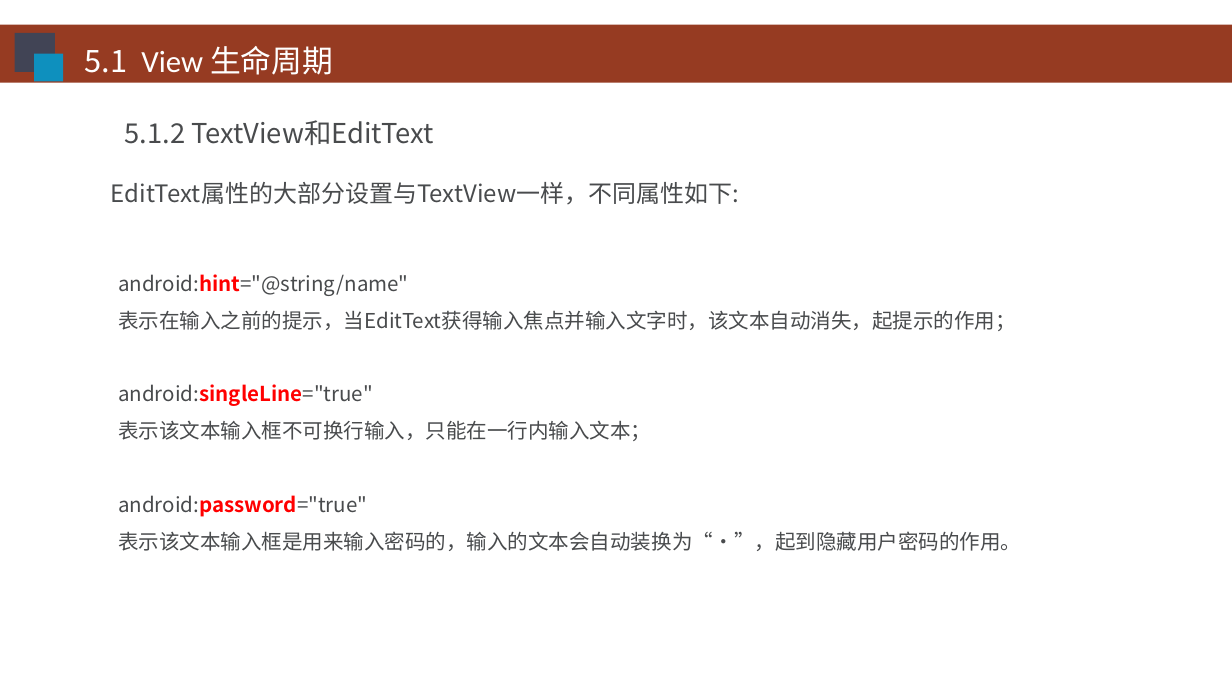
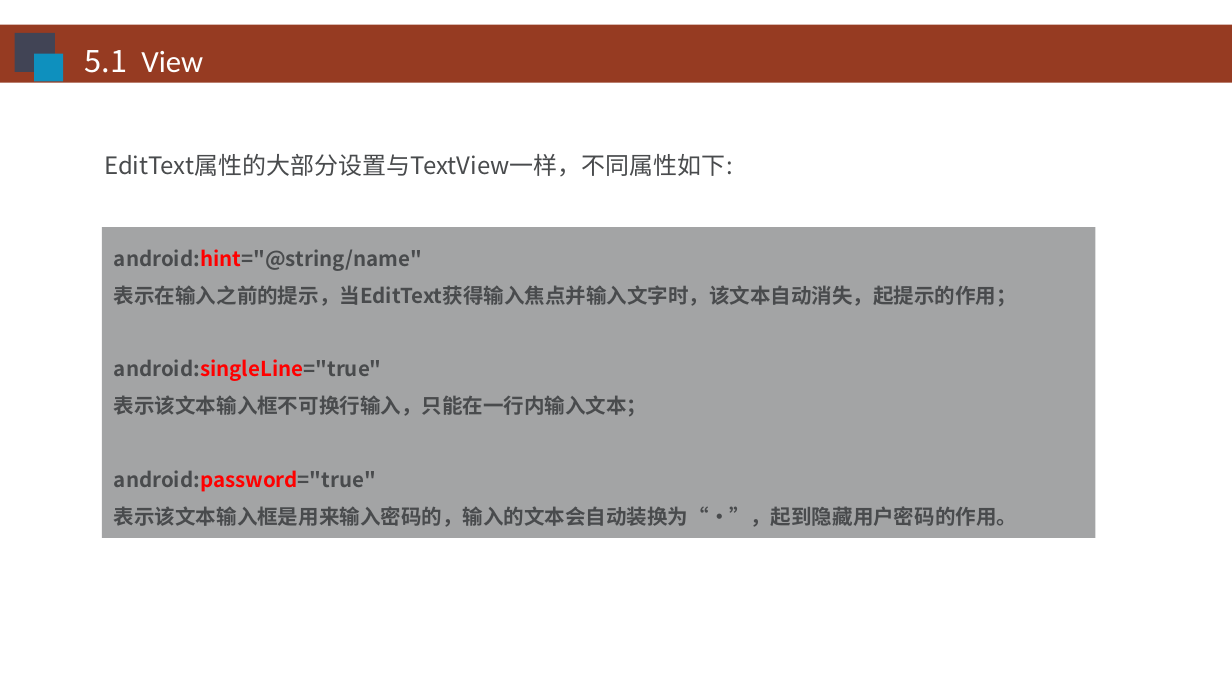
Before and after one commit to HBU/Android-PPT, a slide deck: slide 7 of 05.0 -- 用户界面 -- 第05章.pptx (slide 6 before the commit). Drawn at 1232x693 pixels with LibreOffice and Linux fonts; fonts in the diff are those of the drawing; background and template pictures are left out. Boxes give left, top, right and bottom in pixels: in the first picture for what was removed or moved away, otherwise in the second. Text is boxed around its words. In the diff, an @@ line names an element or a change of style, - is before the commit and + after.

```diff
--- a/05.0 -- 用户界面 -- 第05章.pptx
+++ b/05.0 -- 用户界面 -- 第05章.pptx
@@ text at bbox=[85, 50, 203, 73]: text changed @@
-5.1 View 生命周期
+5.1 View
@@ text "EditText属性的大部分设置与TextView一样，不同属性如下:": place and size @@
-text "EditText属性的大部分设置与TextView一样，不同属性如下:" at bbox=[111, 182, 740, 204]
+text "EditText属性的大部分设置与TextView一样，不同属性如下:" at bbox=[104, 154, 733, 176]
@@ text removed at bbox=[125, 120, 434, 145] @@
-5.1.2 TextView和EditText
@@ rectangle "android:hint="@string/name"": place and size @@
-rectangle "android:hint="@string/name"" at bbox=[118, 274, 1021, 551]
+rectangle "android:hint="@string/name"" at bbox=[102, 227, 1095, 537]
@@ rectangle "android:hint="@string/name"" at bbox=[102, 227, 1095, 537]: bold on in "android:hint="@string/name"", "表示在输入之前的提示，当EditText获得输入焦点并输入文字时，该文本自动消失，起提示的作用；", "android:singleLine="true"", "表示该文本输入框不可换行输入，只能在一行内输入文本；" and 2 more places; fill none to #494B4D at 50% opacity @@
```
Also in this commit, not shown: 43 other slides changed, 1 slide added, 4 slides removed.
